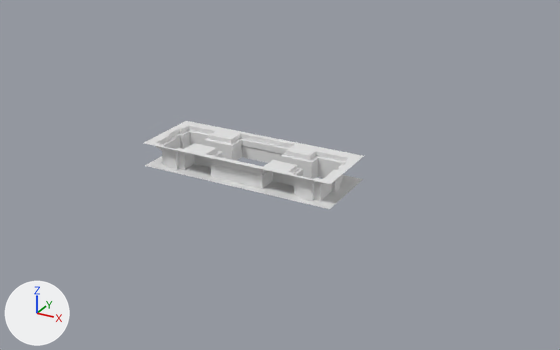
Renders of the Blender file blender-files/stabilizer_builder.blend from each side of a commit.
Camera for both pictures: a 50 mm lens placed at (92.4, -153.3, 72.6), pointed at (6.9, 2.2, -5.1). The lights are fixed; the arrows at lower left show +X, +Y and +Z. The picture after the commit comes second.

Before the edit, the objects in view are built like this:
```python
ob_stabilizer_2_00u = bpy.data.objects.new('stabilizer_2.00u', me_plane_009)
ob_stabilizer_2_00u.location = (0.0, 0.0, 0.0)
ob_stabilizer_3_00u = bpy.data.objects.new('stabilizer_3.00u', me_plane_010)
ob_stabilizer_3_00u.location = (0.0, 0.0, 0.0)
ob_stabilizer_6_00u_centered = bpy.data.objects.new('stabilizer_6.00u_centered', me_plane_005)
ob_stabilizer_6_00u_centered.location = (0.0, 0.0, 0.0)
ob_stabilizer_6_25u_centered = bpy.data.objects.new('stabilizer_6.25u_centered', me_plane_006)
ob_stabilizer_6_25u_centered.location = (0.0, 0.0, 0.0)
ob_stabilizer_6_25u_off_center = bpy.data.objects.new('stabilizer_6.25u_off-center', me_plane_007)
ob_stabilizer_6_25u_off_center.location = (0.0, 0.0, 0.0)
ob_stabilizer_7_00u_centered = bpy.data.objects.new('stabilizer_7.00u_centered', me_plane_004)
ob_stabilizer_7_00u_centered.location = (0.0, 0.0, 0.0)
ob_switch_socket_1_00u = bpy.data.objects.new('switch_socket_1.00u', me_plane_002)
ob_switch_socket_1_00u.location = (0.0, 0.0, 0.0)
ob_switch_socket_wide_shift = bpy.data.objects.new('switch_socket_wide-shift', me_plane_003)
ob_switch_socket_wide_shift.location = (0.0, 0.0, 0.0)
# me_plane_010
# before: 166 (26.2, -9.5, 1.2) at pixel (330, 184), 167 (26.2, 9.5, 1.2) at pixel (364, 155), 168 (26.2, -9.2, 1.2) at pixel (331, 183), 169 (26.2, 7.0, 1.2) at pixel (360, 159), 170 (26.2, -8.3, 1.2) at pixel (332, 182)
# before: 171 (26.2, -2.0, 1.2) at pixel (344, 172), 172 (26.2, 3.8, 1.2) at pixel (354, 163), 173 (26.2, 7.9, 1.2) at pixel (361, 158)
# before: 484 (-26.2, -9.5, 1.2) at pixel (142, 143), 485 (-26.2, 9.5, 1.2) at pixel (186, 120), 486 (-26.2, -9.2, 1.2) at pixel (143, 142), 487 (-26.2, 7.0, 1.2) at pixel (181, 123), 488 (-26.2, -8.3, 1.2) at pixel (145, 141)
# before: 489 (-26.2, -2.0, 1.2) at pixel (160, 133), 490 (-26.2, 3.8, 1.2) at pixel (173, 127), 491 (-26.2, 7.9, 1.2) at pixel (183, 122)
# before: 616 (26.2, -9.5, -5.0) at pixel (329, 209), 617 (26.2, 9.5, -5.0) at pixel (363, 179), 618 (26.2, 7.9, -5.0) at pixel (360, 181), 619 (26.2, -9.2, -5.0) at pixel (330, 208), 620 (26.2, 7.0, -5.0) at pixel (359, 182)
# before: 621 (26.2, -8.3, -5.0) at pixel (332, 207), 622 (26.2, -2.0, -5.0) at pixel (343, 196), 623 (26.2, 3.8, -5.0) at pixel (353, 187)
```
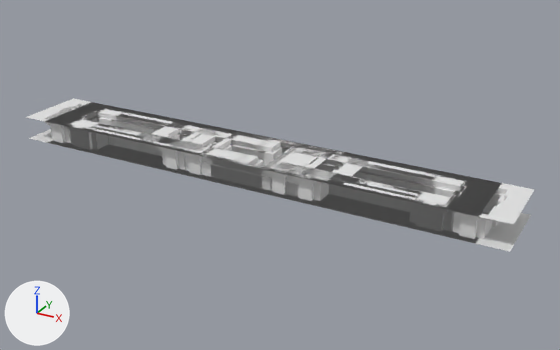
Where the newer file only moved an object's origin or applied its transform, the numbers keep the older frame.

The edits, one by one:
me_plane_004 is used by ob_stabilizer_7_00u_centered; location (0.0, 0.0, 0.0).
me_plane_004 had 632 vertices, 590 faces and spanned x -64.3..64.3, y -9.5..9.5, z -5.0..1.2.
me_plane_004 now has 632 vertices, 590 faces and spans x -66.7..66.7, y -9.5..9.5, z -5.0..1.2.
me_plane_004 part 1: all 16 vertices in x 64.3, y -9.5..9.5, z -5.0..1.2 are moved by (2.4, 0.0, 0.0).
me_plane_004 part 2: all 16 vertices in x -64.3, y -9.5..9.5, z -5.0..1.2 are moved by (-2.4, 0.0, 0.0).
me_plane_005 is used by ob_stabilizer_6_00u_centered; location (0.0, 0.0, 0.0).
me_plane_005 had 632 vertices, 590 faces and spanned x -54.7..54.7, y -9.5..9.5, z -5.0..1.2.
me_plane_005 now has 632 vertices, 590 faces and spans x -57.2..57.2, y -9.5..9.5, z -5.0..1.2.
me_plane_005 part 3: all 16 vertices in x -54.7, y -9.5..9.5, z -5.0..1.2 are moved by (-2.5, 0.0, 0.0).
Other edits to the shape of me_plane_005 do not show in these pictures.
me_plane_010 is used by ob_stabilizer_3_00u; location (0.0, 0.0, 0.0).
me_plane_010 had 632 vertices, 590 faces and spanned x -26.2..26.2, y -9.5..9.5, z -5.0..1.2.
me_plane_010 now has 632 vertices, 590 faces and spans x -28.6..28.6, y -9.5..9.5, z -5.0..1.2.
Part 4, on me_plane_010:
Vertices 166 to 173 of me_plane_010 move by (2.4, 0.0, 0.0).
Part 5, on me_plane_010:
Vertices 484 to 491 of me_plane_010 move by (-2.4, 0.0, 0.0).
Part 6, on me_plane_010:
Vertices 616 to 623 of me_plane_010 move by (2.4, 0.0, 0.0).
me_plane_010 part 7: 8 of 632 vertices moved; they spanned x -26.2, y -9.5..9.5, z -5.0 and now span x -28.6, y -9.5..9.5, z -5.0; mean shift (-2.4, 0.0, 0.0); largest move (-26.2, -9.5, -5.0) -> (-28.6, -9.5, -5.0).
Object 'switch_socket_1.00u' (ob_switch_socket_1_00u) is now shown.
Object 'stabilizer_2.00u' (ob_stabilizer_2_00u) is now shown.
Object 'stabilizer_6.25u_centered' (ob_stabilizer_6_25u_centered) is now shown.
Object 'stabilizer_6.25u_off-center' (ob_stabilizer_6_25u_off_center) is now shown.
Object 'switch_socket_wide-shift' (ob_switch_socket_wide_shift) is now shown.
Object 'stabilizer_7.00u_centered' (ob_stabilizer_7_00u_centered) is now shown.
Object 'stabilizer_6.00u_centered' (ob_stabilizer_6_00u_centered) is now shown.
Object 'stabilizer_6.00u_offcentered' (ob_stabilizer_6_00u_offcentered) is now shown.

Where the change shows, as pixel boxes [x1, y1, x2, y2] in the pictures (560 x 350 px; the box of a moved part takes in the faces that stretch with it):
'stabilizer_3.00u', reshaped: before [144, 121, 364, 209]; after [136, 120, 367, 211]
'stabilizer_7.00u_centered', shown: after [26, 98, 535, 252]
'stabilizer_6.25u_off-center', shown: after [45, 102, 500, 243]
'stabilizer_6.00u_offcentered', shown: after [56, 105, 489, 240]
'stabilizer_6.00u_centered', shown: after [52, 103, 488, 241]
'stabilizer_6.25u_centered', shown: after [54, 105, 488, 236]
'stabilizer_2.00u', shown: after [167, 126, 336, 202]
'switch_socket_wide-shift', shown: after [176, 128, 323, 200]
'switch_socket_1.00u', shown: after [200, 131, 302, 189]
part 1 of me_plane_004, moved or reshaped (not visible before): after [492, 186, 535, 252]
part 2 of me_plane_004, moved or reshaped (not visible before): after [26, 98, 83, 141]
part 3 of me_plane_005, moved or reshaped (not visible before): after [52, 103, 104, 146]
part 4 of me_plane_010, moved or reshaped: before [325, 155, 364, 184]; after [332, 157, 367, 186]
part 5 of me_plane_010, moved or reshaped: before [144, 121, 190, 144]; after [136, 120, 183, 144]
part 6 of me_plane_010, moved or reshaped: before [324, 178, 363, 209]; after [324, 196, 350, 211]
part 7 of me_plane_010, moved or reshaped: before [145, 156, 163, 167]; after [140, 155, 161, 166]
